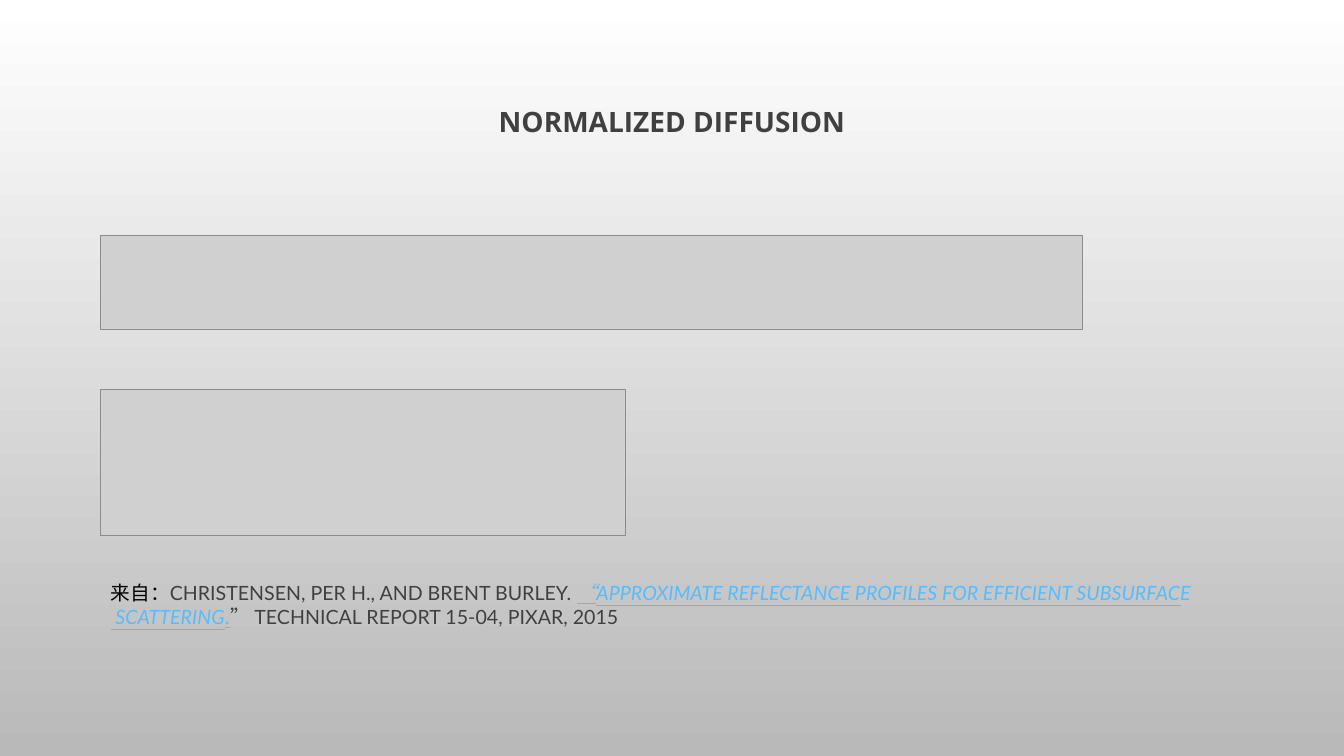
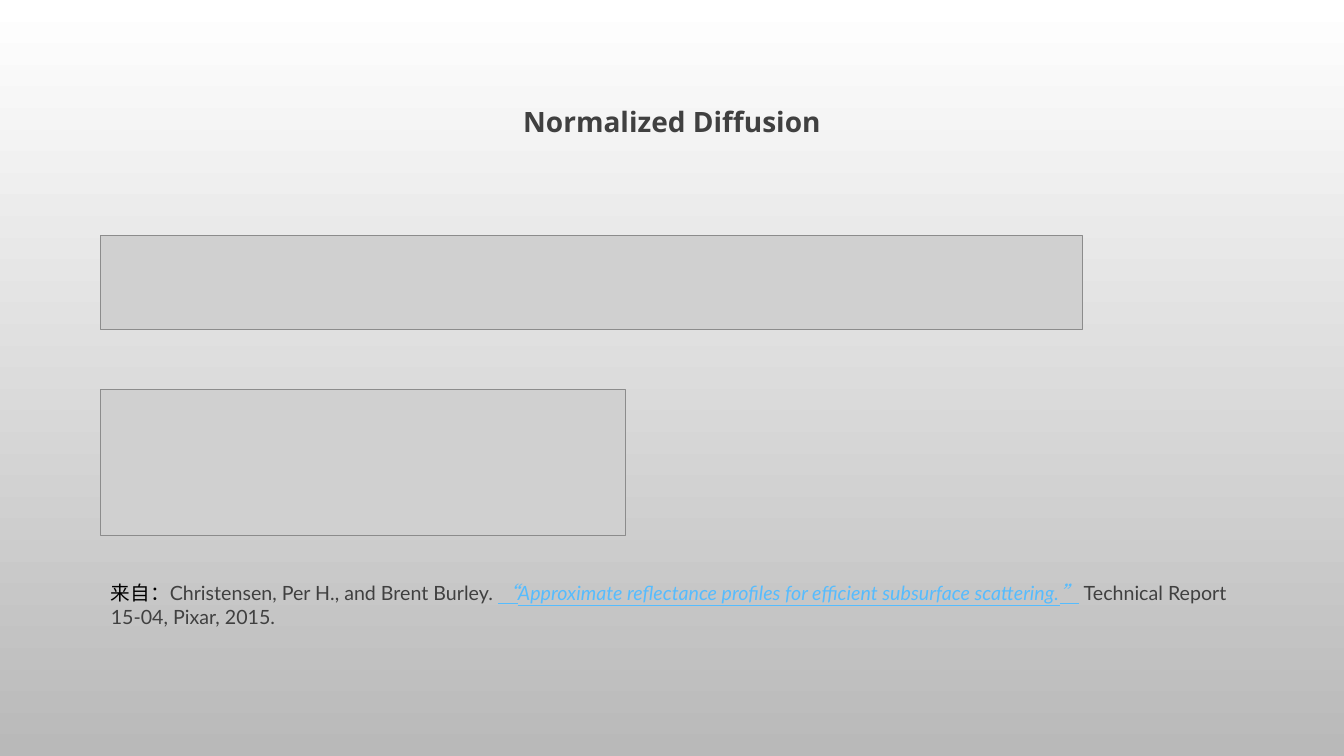
Before and after one commit to thomation/games101, a slide deck: slide 3 of FinalProject/report.pptx. Drawn at 1344x756 pixels with LibreOffice and Linux fonts; fonts in the diff are those of the drawing; grey boxes stand for pictures; background and template pictures are left out. Boxes give left, top, right and bottom in pixels: in the first picture for what was removed or moved away, otherwise in the second. Text is boxed around its words. In the diff, an @@ line names an element or a change of style, - is before the commit and + after.

Commit message:
update report

```diff
--- a/FinalProject/report.pptx
+++ b/FinalProject/report.pptx
@@ title at [523, 110, 821, 133]: text changed @@
-NORMALIZED DIFFUSION
+Normalized Diffusion
@@ text at [111, 583, 1226, 627]: text changed @@
-来自：CHRISTENSEN, PER H., AND BRENT BURLEY. “APPROXIMATE REFLECTANCE PROFILES FOR EFFICIENT SUBSURFACE SCATTERING.” TECHNICAL REPORT 15-04, PIXAR, 2015.
+来自：Christensen, Per H., and Brent Burley. “Approximate reﬂectance profiles for efficient subsurface scattering.” Technical Report 15-04, Pixar, 2015.
```
Also in this commit, not shown: 2 other slides changed, 3 slides added, 1 slide removed.
